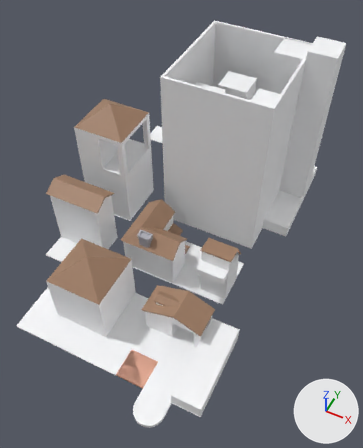
Renders of the FBX model TimePunch/Assets/Scenes/ChrisBlueLevel3.model.fbx from each side of a commit.
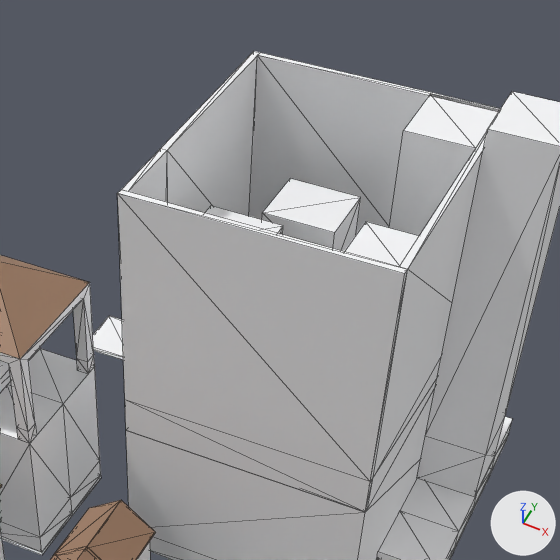
The first picture shows the older version from a 50 mm lens placed at (35.9, -49.8, 152.7), pointed at (-15.6, 53.3, 23.9). The close-ups show both versions on the part from 31% to 93% of the width and 0% to 50% of the height of that picture; other places that the commit changed are outside them. Lighting does not change. The marker at lower right points along +X, +Y and +Z. The close-ups show mesh edges as thin lines. Where no turn or scale is listed for an object, it has been applied to the vertices.

Names of what the first close-up shows: 'block_1', 'block_143', 'block_145', 'block_185', 'block_2', 'block_209', 'block_213', 'block_columns_148', 'block_half_201', 'block_half_203', 'block_half_204', 'block_half_206', 'roof_corner_111', 'roof_half_119', 'roof_half_120', 'roof_point_149'.
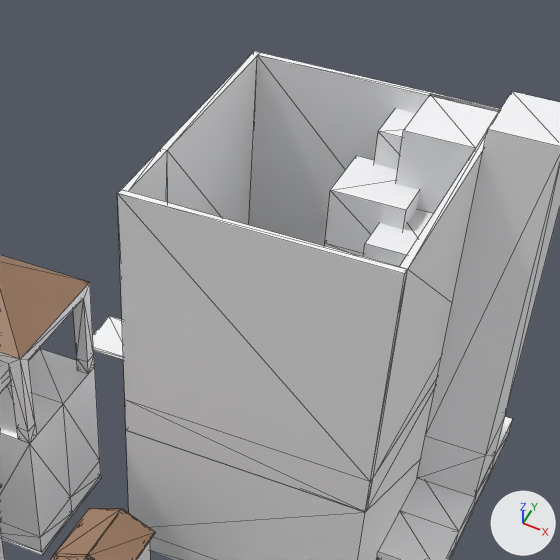
What changed in the scene script:
```text
Add mat_element_177:
    mat_element_177 = principled_material('element.177')
    mat_element_177.base_color = (0.945, 0.949, 0.965)  # white #f9f9fb
    mat_element_177.roughness = 0.553
Add mat_element_178:
    mat_element_178 = principled_material('element.178')
    mat_element_178.base_color = (0.945, 0.949, 0.965)  # white #f9f9fb
    mat_element_178.roughness = 0.553
Add mat_element_179:
    mat_element_179 = principled_material('element.179')
    mat_element_179.base_color = (0.945, 0.949, 0.965)  # white #f9f9fb
    mat_element_179.roughness = 0.553
Add mat_element_180:
    mat_element_180 = principled_material('element.180')
    mat_element_180.base_color = (0.945, 0.949, 0.965)  # white #f9f9fb
    mat_element_180.roughness = 0.553
Add me_mesh_101:
    me_mesh_101.from_pydata([(5.0, -5.5, 0.0), (5.0, 5.5, 0.0), (-5.0, -5.5, 0.0), (-5.0, 5.5, 0.0), (5.0, 5.5, 4.4), (5.0, -5.5, 4.4), (-5.0, -5.5, 4.4), (-5.0, 5.5, 4.4), (5.0, 5.5, 29.0), (5.0, -5.5, 29.0), (-5.0, 5.5, 29.0), (-5.0, -5.5, 29.0)], [], [(0, 2, 1), (3, 1, 2), (4, 5, 1), (0, 1, 5), (0, 5, 2), (6, 2, 5), (3, 2, 7), (6, 7, 2), (3, 7, 1), (4, 1, 7), (8, 10, 9), (11, 9, 10), (8, 9, 4), (5, 4, 9), (7, 10, 4), (8, 4, 10), (7, 6, 10), (11, 10, 6), (5, 9, 6), (11, 6, 9)])
    for i in [*range(10, 20)]: me_mesh_101.polygons[i].material_index = 1
    me_mesh_101.materials.append(mat_element_177)  # its picture is missing
    me_mesh_101.materials.append(mat_element_178)  # its picture is missing
Add me_mesh_102:
    me_mesh_102.from_pydata([(-5.5, -4.0, 0.0), (5.5, -4.0, 0.0), (-5.5, 4.0, 0.0), (5.5, 4.0, 0.0), (5.5, -4.0, 1.5), (-5.5, -4.0, 1.5), (-5.5, 4.0, 1.5), (5.5, 4.0, 1.5), (5.5, -4.0, 10.0), (-5.5, -4.0, 10.0), (5.5, 4.0, 10.0), (-5.5, 4.0, 10.0)], [], [(0, 2, 1), (3, 1, 2), (4, 5, 1), (0, 1, 5), (0, 5, 2), (6, 2, 5), (3, 2, 7), (6, 7, 2), (3, 7, 1), (4, 1, 7), (8, 10, 9), (11, 9, 10), (8, 9, 4), (5, 4, 9), (7, 10, 4), (8, 4, 10), (7, 6, 10), (11, 10, 6), (5, 9, 6), (11, 6, 9)])
    for i in [*range(10, 20)]: me_mesh_102.polygons[i].material_index = 1
    me_mesh_102.materials.append(mat_element_179)  # its picture is missing
    me_mesh_102.materials.append(mat_element_180)  # its picture is missing
Change ob_block_1:
    ob_block_1.location: (-17.0, 101.0, 42.0) -> (-8.0, 103.0, 47.0)
Change ob_roof_half_120:
    ob_roof_half_120.scale: (1.0, 1.0, 1.0) -> (1.0, 0.6, 1.0)
Change ob_block_2:
    ob_block_2.location: (-23.0, 86.5, 44.0) -> (-23.0, 86.5, 33.0)
Change ob_roof_corner_111:
    ob_roof_corner_111.scale: (1.0, 1.0, 1.0) -> (1.0, 0.6, 1.0)
Change ob_roof_half_119:
    ob_roof_half_119.scale: (1.0, 1.0, 1.0) -> (1.0, 0.6, 1.0)
Add ob_block_1_001:
    ob_block_1_001 = bpy.data.objects.new('block_1.001', me_mesh_101)
    ob_block_1_001.location = (-1.0, 98.0, 25.0)
Add ob_block_2_001:
    ob_block_2_001 = bpy.data.objects.new('block_2.001', me_mesh_102)
    ob_block_2_001.location = (-5.0, 111.0, 52.0)
```

Where the change shows, as pixel boxes (x1, y1, x2, y2) in the close-ups (560 x 560 px):
'block_1', moved: before (262, 179, 361, 252); after (324, 156, 420, 257)
'roof_half_119', rescaled: before (85, 500, 156, 560); after (86, 508, 156, 560)
'block_1.001', added: after (363, 209, 433, 267)
'roof_half_120', rescaled (12% shorter): before (53, 500, 121, 556); after (53, 508, 121, 557)
'block_2.001', added: after (374, 108, 416, 170)
'block_2', moved (not visible afterwards): before (205, 206, 283, 234)
'roof_corner_111', rescaled: before (50, 549, 100, 560); after (50, 555, 92, 560)
'block_3', unchanged, covered by the edit: before (345, 222, 419, 267)
